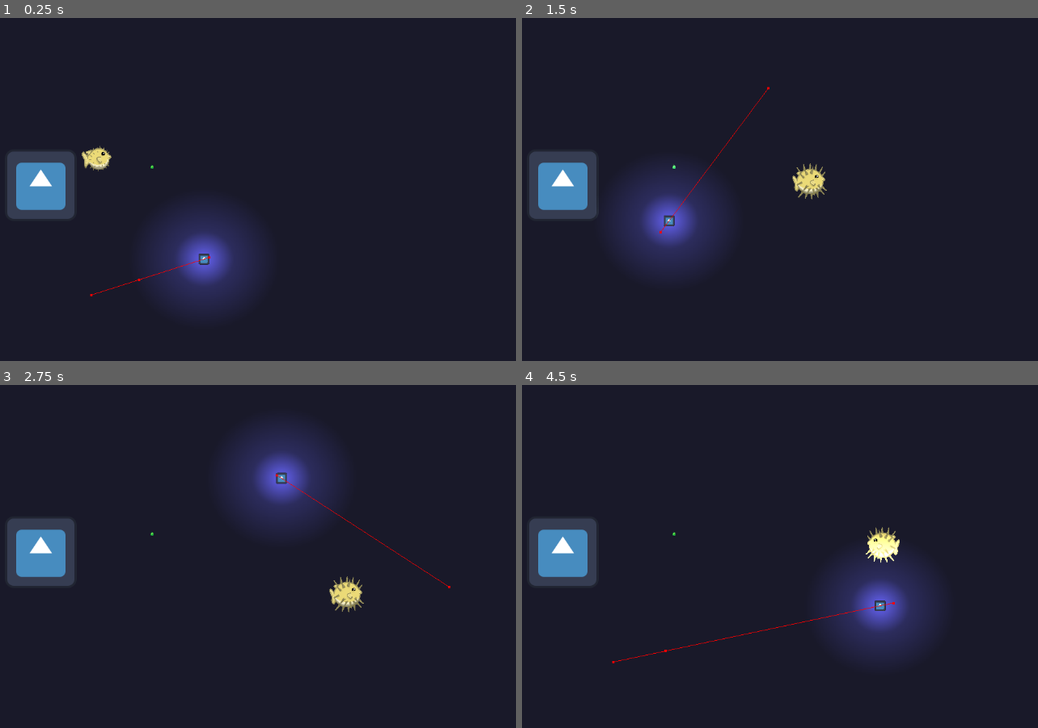
Above: before the commit, frames 1-4 (two rows, left to right).
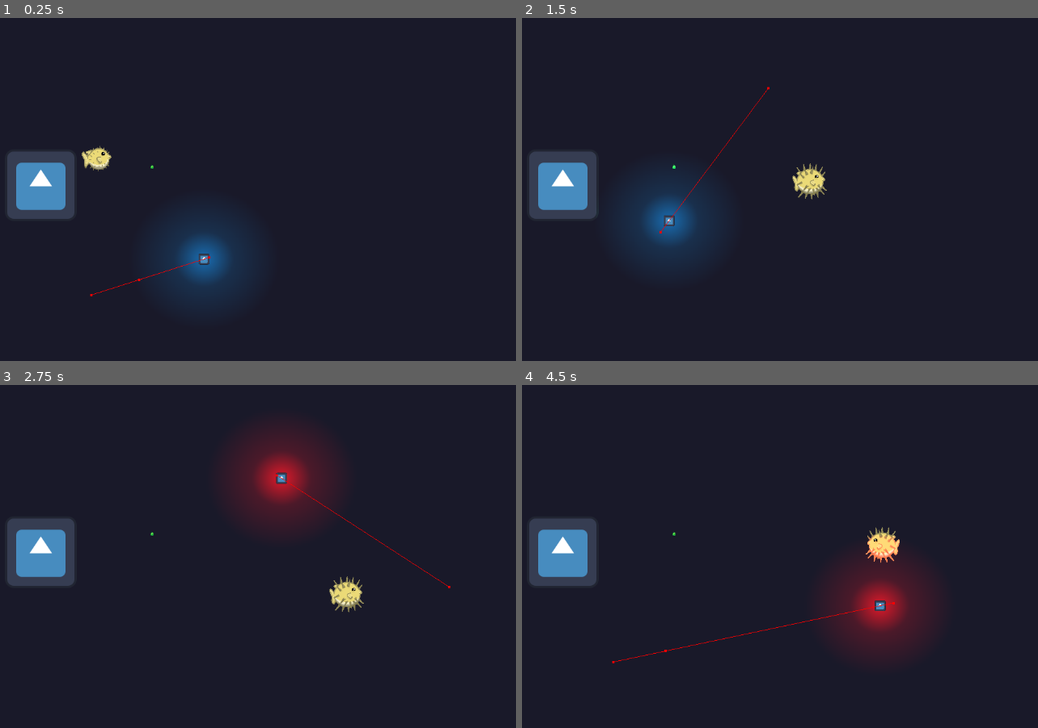
Above: after the commit, the same moments.

Repository: Chestrade/pixel-jam-2024
Game: Godot game, scene res://Scenes/Test Levels/AnglerFish Gym.tscn
Two runs of this game, one before a commit and one after it. Both use one fixed random seed, a clock stepped at 60 frames per second and the inputs below. The engine's default icon, where the game draws it, is replaced by a stand-in: a white triangle on a blue panel in a dark square.
Inputs:
- Up to frame 1 (0.25 s): no input
- Up to frame 2 (1.5 s): hold Right (swim_right) 0.53-1.28 s; hold Shift (dash) 0.53-1.28 s; hold Down (swim_down) from 1.28 s (still down); tap Space (inflate) at 1.35 s
- Up to frame 3 (2.75 s): release Down (swim_down) at 2.03 s; hold Right (swim_right) from 2.03 s (still down); hold J from 2.03 s (still down)
- Up to frame 4 (4.5 s): release Right (swim_right) at 2.78 s; release J at 2.78 s; hold W (swim_up) 2.78-3.53 s; tap Shift (dash) at 2.85 s; hold Space (inflate) 3.53-4.28 s; hold Left (swim_left) from 3.53 s (still down); tap J at 4.35 s

The runs differ from the first frame. In frame 1, 1.1% of the frame differs, in the area x 34-45%, y 63-78%; in frame 2, 1.1%; in frame 3, 4.8%; in frame 4, 5.1%, in the area x 59-80%, y 44-80%.
Error before the commit: Out of bounds get index '0' (on base: 'Array[Color]') (res://Scripts/angler_fish.gd:34)

Commit message:
Update AnglerFish Gym.tscn

Diff:
--- a/Scenes/Test Levels/AnglerFish Gym.tscn
+++ b/Scenes/Test Levels/AnglerFish Gym.tscn
@@ -38,8 +38,6 @@
 position = Vector2(581, 428)
 wall_min_slide_angle = 3.14159
 markers = [NodePath("../Markers/Marker2D"), NodePath("../Markers/Marker2D2"), NodePath("../Markers/Marker2D3"), NodePath("../Markers/Marker2D4")]
-healthColors = Array[Color]([])
-health = null
 
 [node name="Player" parent="." instance=ExtResource("2_adlbc")]
 visibility_layer = 2
